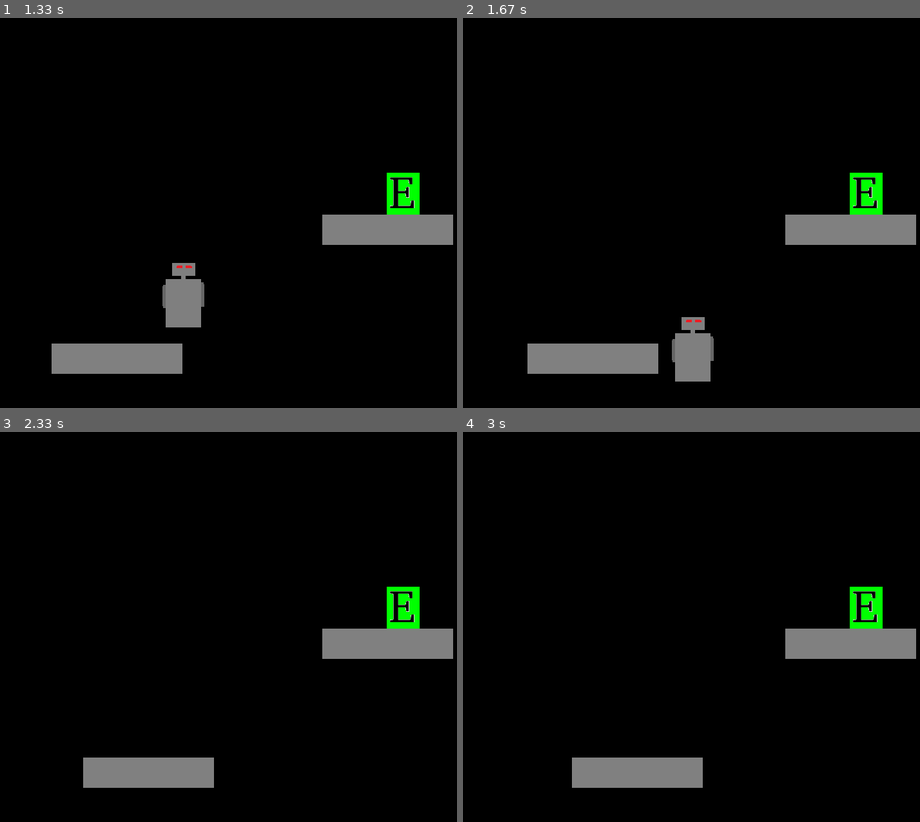
Above: before the commit, frames 1-4 (two rows, left to right).
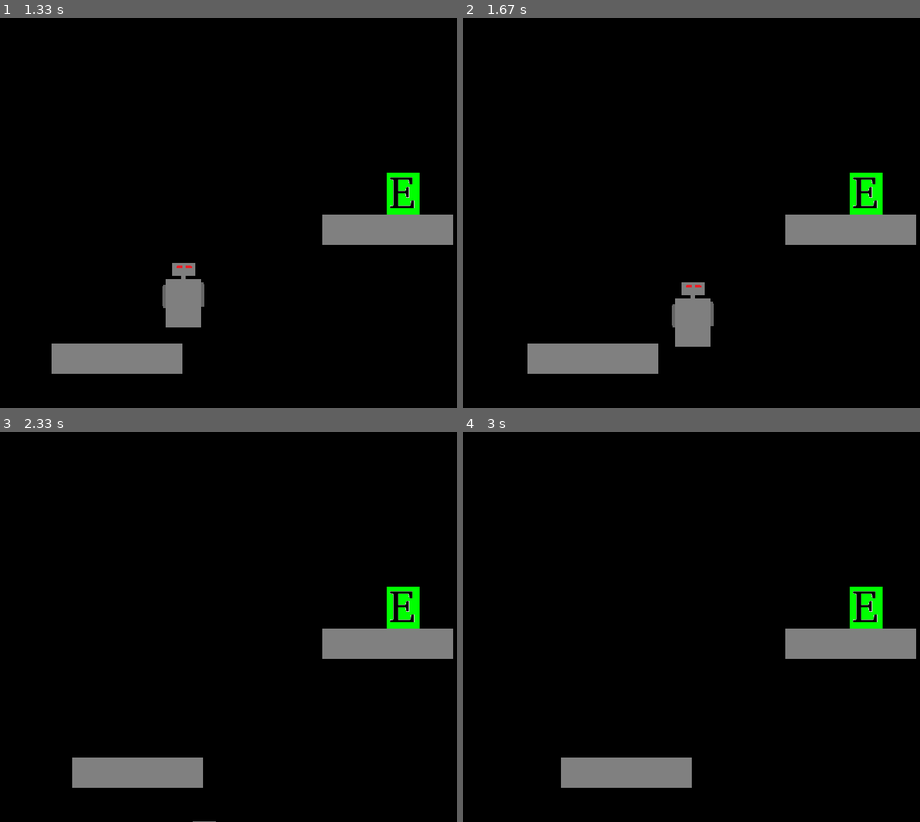
Above: after the commit, the same moments.

Repository: andrew-karppinen/pygame-simple-object
Game: pygame game, started from esimerkki.py
The game is run twice, just before and just after one commit, with the same random seed, the same clock (stepped at 60 frames per second) and the same inputs.
Inputs:
- Up to frame 1 (1.33 s): hold Right 0.33-0.8 s; hold Up 0.83-1.13 s; hold Right from 1.17 s (still down)
- Up to frame 2 (1.67 s): release Right at 1.63 s
- Up to frame 3 (2.33 s): hold Left 1.67-2.2 s; hold Left from 2.23 s (still down)
- Up to frame 4 (3 s): release Left at 2.63 s; hold Up from 2.67 s (still down)

Frame 1 is identical in both runs. In frame 2, 1.6% of the frame differs, in the area x 45-55%, y 67-94%; in frame 3, 0.4%; in frame 4, 0.4%.

Commit message:
added option:   stop jump if collision a roof

Diff:
--- a/PygameSimpleObject/object_class.py
+++ b/PygameSimpleObject/object_class.py
@@ -7,14 +7,15 @@
 
 
 class NewObject:
-    def __init__(self,image:pygame.Surface,position_x: int = 0, position_y: int = 0,gravity_speed: float = 0.0,gravity_strength: float = 6.0,jump_strength: float = 0.0,jump_mode: int = 1): #constructor
+    def __init__(self,image:pygame.Surface,position_x: int = 0, position_y: int = 0,gravity_speed: float = 0.0,gravity_strength: float = 6.0,jump_strength: float = 0.0,jump_mode: int = 1,jump_collision_mode = 1): #constructor
         self.position_x_ = position_x
         self.position_y_ = position_y
         self.gravity_value_ = 0.0
         self.gravity_strength_ = gravity_strength
         self.gravity_speed_ = gravity_speed #gravity  < 0 = downwards > 0 = upwards
         self.jump_strength_ = jump_strength
-        self.jump_mode_ = jump_mode
+        self.jump_mode_ = jump_mode = 1
+        self.jump_collision_mode_  = jump_collision_mode
 
 
         self.image_ = image #pygame image object
@@ -58,8 +59,12 @@
 
             if self.Collision(): #if collision
 
+                if self.jump_collision_mode_ == 1: #stop jump
+                    self.gravity_value_= 0.0
+
                 if distance > 0:
                     self.position_y_ += -1 #cancel move
+
                 else:
                     self.position_y_ += 1 #cancel move
                 return
